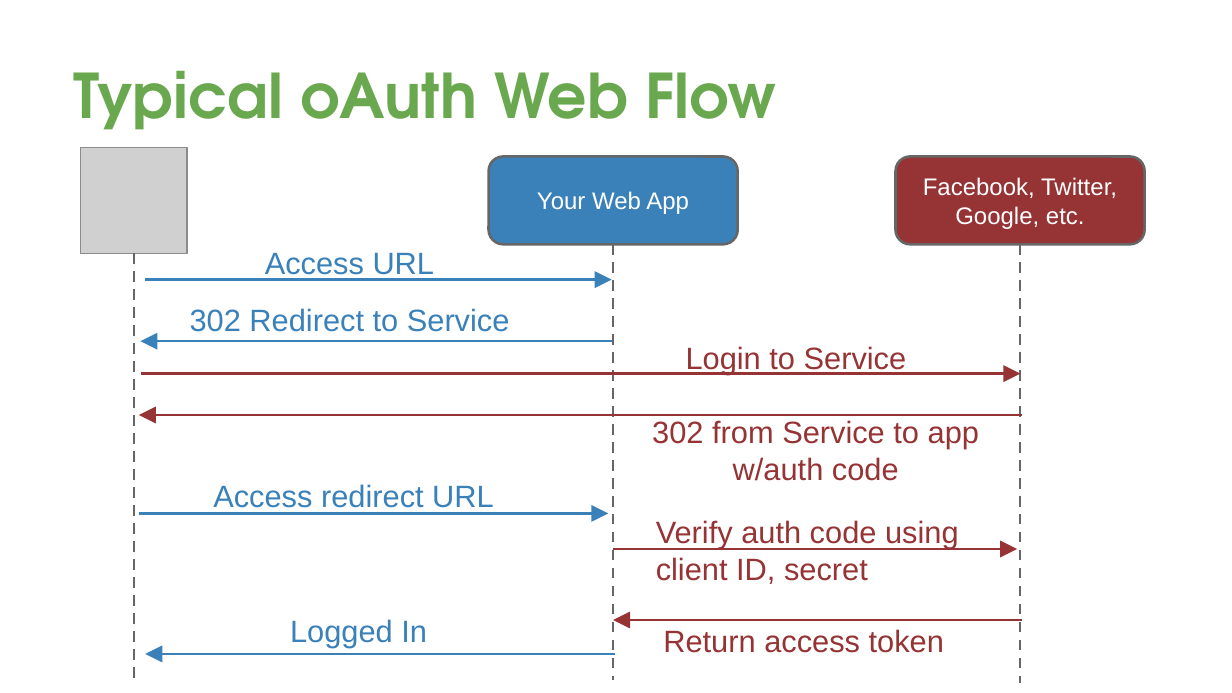
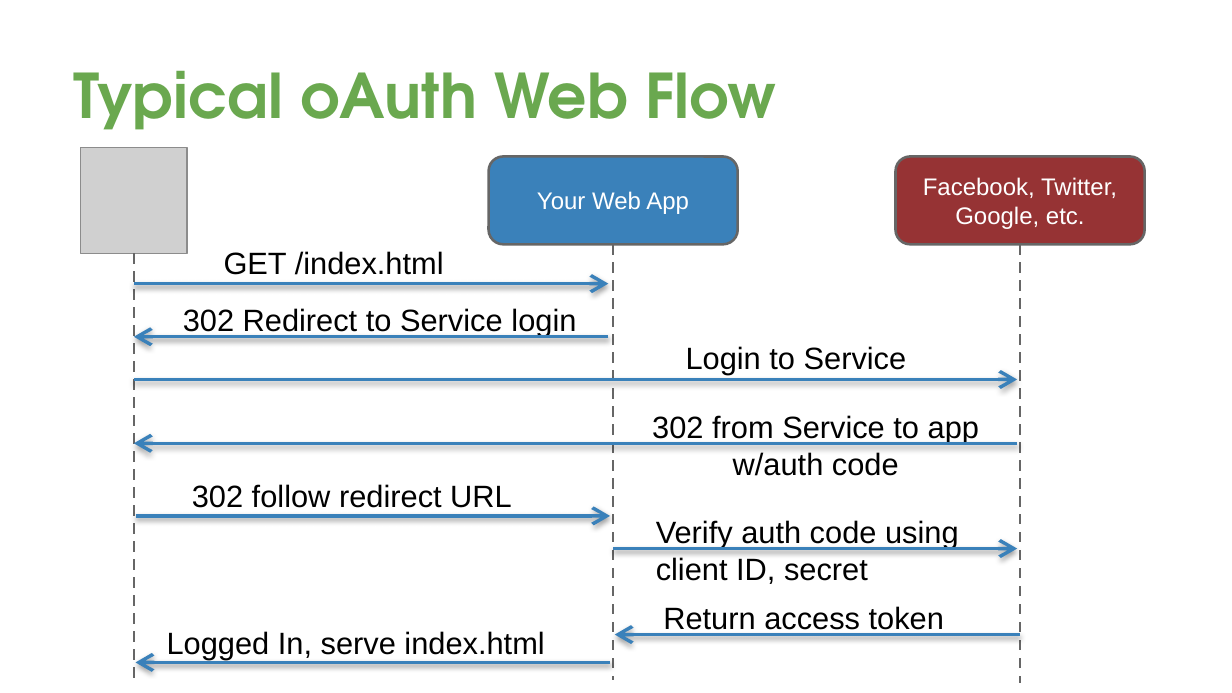
Before and after one commit to davetrux/gdgmidevfest-2017, a slide deck: slide 27 of MobileAuthWebWorld.pptx (slide 24 before the commit). Drawn at 1232x693 pixels with LibreOffice and Linux fonts; fonts in the diff are those of the drawing; grey boxes stand for pictures; background and template pictures are left out. Boxes give left, top, right and bottom in pixels: in the first picture for what was removed or moved away, otherwise in the second. Text is boxed around its words. In the diff, an @@ line names an element or a change of style, - is before the commit and + after.

Commit message:
Added more oAuth content

```diff
--- a/MobileAuthWebWorld.pptx
+++ b/MobileAuthWebWorld.pptx
@@ text at box(224, 251, 444, 275): text changed; text colour #3A81BA to #000000 @@
-Access URL
+GET /index.html
@@ arrow moved from (145, 280) - (611, 280) to (134, 283) - (609, 283) @@
@@ arrow (134, 283) - (609, 283): stroke #3A81BA 1.5 pt to #3A81BA 2 pt; arrowheads changed @@
@@ text at box(183, 308, 576, 337): text changed; text colour #3A81BA to #000000 @@
-302 Redirect to Service
+302 Redirect to Service login
@@ arrow moved from (611, 341) - (140, 341) to (609, 336) - (134, 336) @@
@@ arrow (609, 336) - (134, 336): stroke #3A81BA 1.5 pt to #3A81BA 2 pt; arrowheads changed @@
@@ arrow moved from (140, 373) - (1020, 373) to (134, 379) - (1018, 379) @@
@@ arrow (134, 379) - (1018, 379): stroke #963334 1.5 pt to #3A81BA 2 pt; arrowheads changed @@
@@ arrow moved from (1021, 415) - (139, 415) to (1018, 444) - (134, 444) @@
@@ arrow (1018, 444) - (134, 444): stroke #963334 1.5 pt to #3A81BA 2 pt; arrowheads changed @@
@@ text at box(192, 484, 512, 508): text changed; text colour #3A81BA to #000000 @@
-Access redirect URL
+302 follow redirect URL
@@ arrow moved from (139, 514) - (609, 514) to (136, 516) - (610, 516) @@
@@ arrow (136, 516) - (610, 516): stroke #3A81BA 1.5 pt to #3A81BA 2 pt; arrowheads changed @@
@@ arrow (614, 548) - (1018, 548): stroke #963334 1.5 pt to #3A81BA 2 pt; arrowheads changed @@
@@ text colour #963334 to #000000 in 4 elements at box(686, 346, 907, 375), box(656, 520, 959, 584), box(652, 415, 979, 476), box(663, 606, 944, 634) @@
@@ text "Return access token": place and size @@
-text "Return access token" at box(663, 629, 944, 653)
+text "Return access token" at box(663, 606, 944, 634)
@@ text at box(167, 631, 544, 660): text changed; text colour #3A81BA to #000000 @@
-Logged In
+Logged In, serve index.html
@@ arrow moved from (1021, 620) - (614, 620) to (1020, 634) - (615, 634) @@
@@ arrow (1020, 634) - (615, 634): stroke #963334 1.5 pt to #3A81BA 2 pt; arrowheads changed @@
@@ arrow moved from (615, 654) - (145, 654) to (610, 663) - (136, 663) @@
@@ arrow (610, 663) - (136, 663): stroke #3A81BA 1.5 pt to #3A81BA 2 pt; arrowheads changed @@
```
Also in this commit, not shown: 11 other slides changed, 5 slides added, 1 slide removed.
